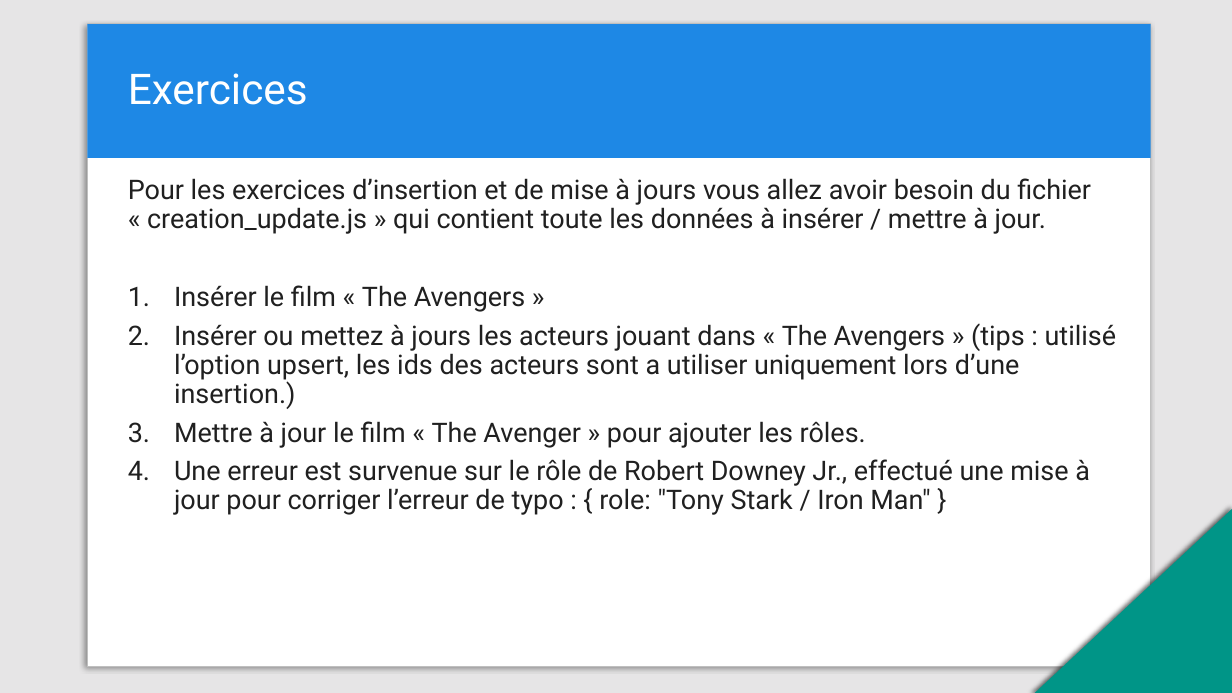
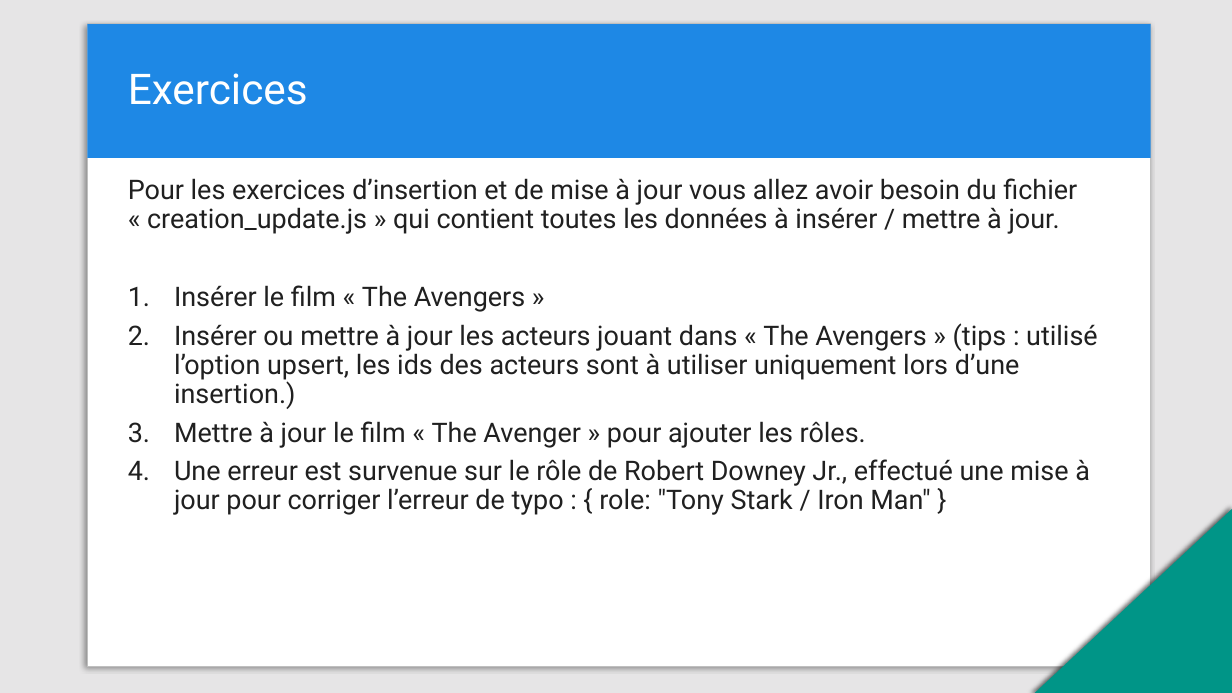
Before and after one commit to dohr-michael/training-mongodb, a slide deck: slide 27 of MongoDB-CRUD.pptx. Drawn at 1232x693 pixels with LibreOffice and Linux fonts; fonts in the diff are those of the drawing. Boxes give left, top, right and bottom in pixels: in the first picture for what was removed or moved away, otherwise in the second. Text is boxed around its words. In the diff, an @@ line names an element or a change of style, - is before the commit and + after.

```diff
--- a/MongoDB-CRUD.pptx
+++ b/MongoDB-CRUD.pptx
@@ text at (128,178,1077,234): text changed @@
-Pour les exercices d’insertion et de mise à jours vous allez avoir besoin du fichier « creation_update.js » qui contient toute les données à insérer / mettre à jour.
+Pour les exercices d’insertion et de mise à jour vous allez avoir besoin du fichier « creation_update.js » qui contient toutes les données à insérer / mettre à jour.
@@ text at (174,323,1098,409): text changed @@
-2. Insérer ou mettez à jours les acteurs jouant dans « The Avengers » (tips : utilisé l’option upsert, les ids des acteurs sont a utiliser uniquement lors d’une insertion.)
+2. Insérer ou mettre à jour les acteurs jouant dans « The Avengers » (tips : utilisé l’option upsert, les ids des acteurs sont à utiliser uniquement lors d’une insertion.)
```
Also in this commit, not shown: 13 other slides changed.
